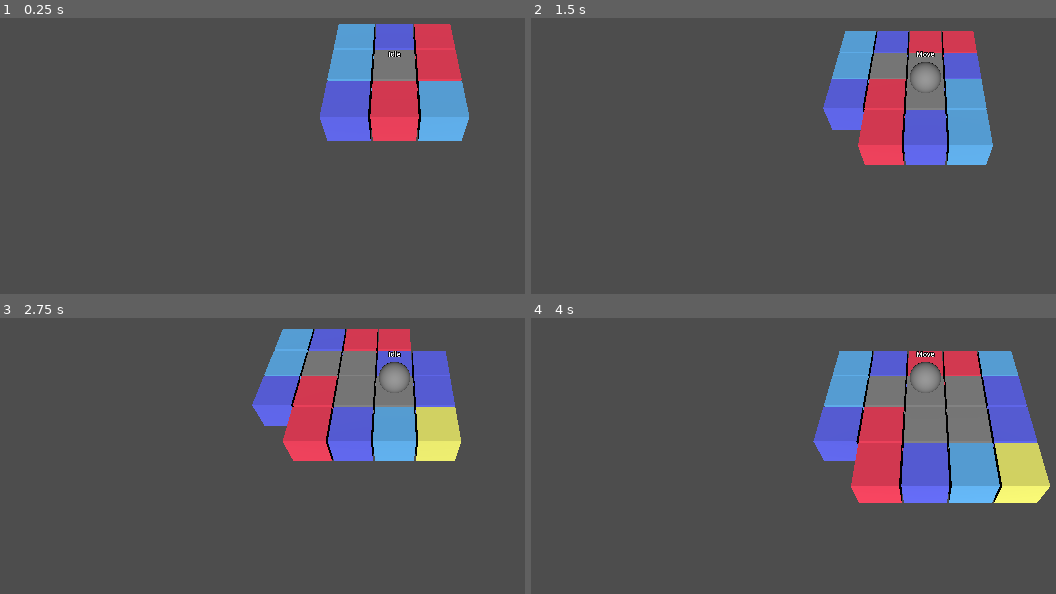
Above: before the commit, frames 1-4 (two rows, left to right).
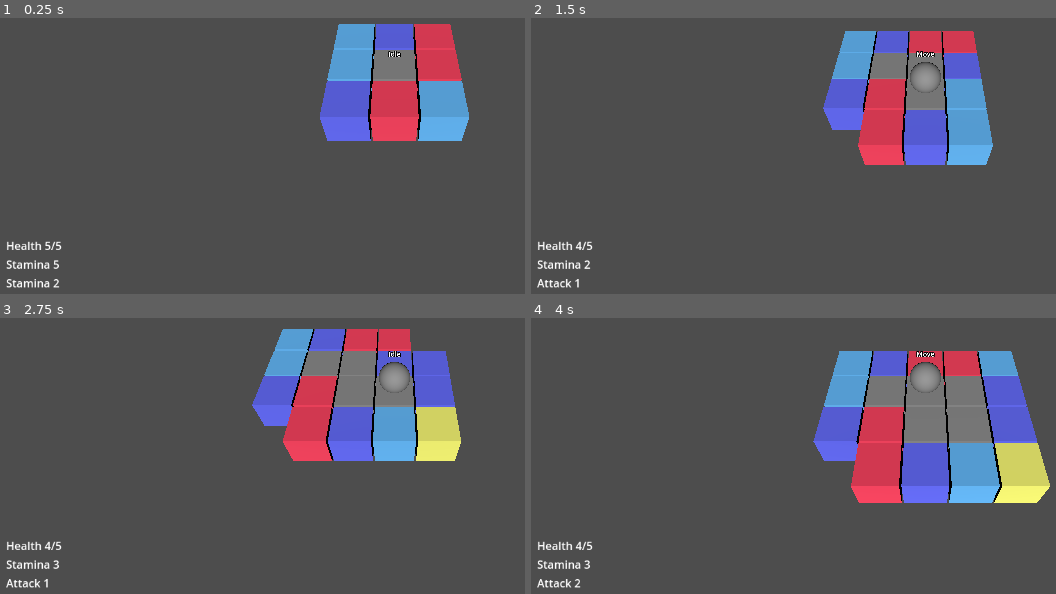
Above: after the commit, the same moments.

Repository: tVeratti/mini-byte-jam
Game: Godot game, scene res://main.tscn
Same seed, same stepped clock (60 frames per second), same inputs: the game is played once before the commit and once after it.
Inputs:
- Up to frame 1 (0.25 s): no input
- Up to frame 2 (1.5 s): tap Enter at 0.5 s; hold Right (move_right) 0.53-1.28 s; tap Space (accept) at 0.6, 1.25, 1.35 s; hold S (move_backward) from 1.28 s (still down)
- Up to frame 3 (2.75 s): tap Space (accept) at 2, 2.1 s; release S (move_backward) at 2.03 s; hold Right (move_right) from 2.03 s (still down)
- Up to frame 4 (4 s): tap Space (accept) at 2.75, 2.85, 3.5, 3.6 s; release Right (move_right) at 2.78 s; hold W (move_forward) 2.78-3.53 s; hold A (move_left) from 3.53 s (still down)

The runs differ from the first frame. In frame 1, 0.5% of the frame differs, in the area x 1-12%, y 80-98%; in frame 2, 0.5%; in frame 3, 0.5%; in frame 4, 0.5%.

Commit message:
add player stats hub

Diff:
--- a/grid/grid.gd
+++ b/grid/grid.gd
@@ -1,6 +1,7 @@
 @tool
-class_name TileGrid
+class_name Grid
 extends GridMap
+
 
 signal tile_entered(coordinates:Vector3)
 signal radius_scouted(center:Vector3, radius:int)
--- a/grid/grid.tscn
+++ b/grid/grid.tscn
@@ -12,12 +12,16 @@
 domain_warp_type = 1
 
 [node name="Grid" type="GridMap" groups=["tile_grid"]]
-mesh_library = ExtResource("1_y3jnv")
+mesh_library = ExtResource("1_isuoj")
 cell_size = Vector3(1.05, 1, 1.05)
-script = ExtResource("2_p060q")
+data = {
+"cells": PackedInt32Array(0, 1, 4)
+}
+script = ExtResource("2_i5tsu")
+metadata/_editor_floor_ = Vector3(0, 1, 0)
 
 [node name="GridGenerator" type="Node" parent="."]
 unique_name_in_owner = true
-script = ExtResource("3_jqrfh")
+script = ExtResource("3_30hoj")
 noise_texture = SubResource("FastNoiseLite_ebq2e")
 metadata/_custom_type_script = "uid://dpw6tkwdl1sx5"
--- a/map/map.gd
+++ b/map/map.gd
@@ -2,7 +2,7 @@
 extends Node
 
 
-@onready var grid:TileGrid = %Grid
+@onready var grid:Grid = %Grid
 @onready var player:Player = %Player
 
 
--- a/map/map.tscn
+++ b/map/map.tscn
@@ -1,11 +1,35 @@
-[gd_scene load_steps=4 format=3 uid="uid://uxxs8yvjpn8m"]
+[gd_scene load_steps=5 format=3 uid="uid://uxxs8yvjpn8m"]
 
 [ext_resource type="Script" uid="uid://rhagi80rwqva" path="res://map/map.gd" id="1_p5pve"]
+[ext_resource type="PackedScene" uid="uid://b0dwk7j8uulrj" path="res://map/player_stats_hud.tscn" id="2_lgq1i"]
 [ext_resource type="PackedScene" uid="uid://blho1i521pjl4" path="res://grid/grid.tscn" id="3_iw27f"]
 [ext_resource type="PackedScene" uid="uid://bltwcei6bd7hh" path="res://player/player.tscn" id="4_71pa8"]
 
 [node name="Map" type="Node3D"]
 script = ExtResource("1_p5pve")
+
+[node name="HUD" type="CanvasLayer" parent="."]
+
+[node name="MarginContainer" type="MarginContainer" parent="HUD"]
+anchors_preset = 15
+anchor_right = 1.0
+anchor_bottom = 1.0
+grow_horizontal = 2
+grow_vertical = 2
+mouse_filter = 2
+theme_override_constants/margin_left = 16
+theme_override_constants/margin_top = 16
+theme_override_constants/margin_right = 16
+theme_override_constants/margin_bottom = 16
+
+[node name="Layout" type="VBoxContainer" parent="HUD/MarginContainer"]
+layout_mode = 2
+mouse_filter = 2
+alignment = 2
+
+[node name="PlayerStatsHud" parent="HUD/MarginContainer/Layout" node_paths=PackedStringArray("player") instance=ExtResource("2_lgq1i")]
+layout_mode = 2
+player = NodePath("../../../../Player")
 
 [node name="Grid" parent="." instance=ExtResource("3_iw27f")]
 unique_name_in_owner = true
--- /dev/null
+++ b/map/player_stats_hud.gd
@@ -0,0 +1,28 @@
+extends Control
+
+
+@export var player:Player
+
+
+@onready var health:Label = %Health
+@onready var stamina:Label = %Stamina
+@onready var attack:Label = %Attack
+
+
+
+func _ready() -> void:
+	await owner.ready
+
+	player.player_stats.stats_changed.connect(_on_stats_changed)
+
+
+func render() -> void:
+	var stats: = player.player_stats
+
+	health.text = "Health %s/%s" % [stats.health_current, stats.health_max]
+	stamina.text = "Stamina %s" % stats.stamina
+	attack.text = "Attack %s" % stats.attack
+
+
+func _on_stats_changed() -> void:
+	render()
--- /dev/null
+++ b/map/player_stats_hud.tscn
@@ -0,0 +1,31 @@
+[gd_scene load_steps=2 format=3 uid="uid://b0dwk7j8uulrj"]
+
+[ext_resource type="Script" uid="uid://bxvoa6jfwni54" path="res://map/player_stats_hud.gd" id="1_p5avf"]
+
+[node name="PlayerStatsHud" type="MarginContainer"]
+anchors_preset = 15
+anchor_right = 1.0
+anchor_bottom = 1.0
+grow_horizontal = 2
+grow_vertical = 2
+mouse_filter = 2
+script = ExtResource("1_p5avf")
+
+[node name="VBoxContainer" type="VBoxContainer" parent="."]
+layout_mode = 2
+mouse_filter = 2
+
+[node name="Health" type="Label" parent="VBoxContainer"]
+unique_name_in_owner = true
+layout_mode = 2
+text = "Health 5/5"
+
+[node name="Stamina" type="Label" parent="VBoxContainer"]
+unique_name_in_owner = true
+layout_mode = 2
+text = "Stamina 5"
+
+[node name="Attack" type="Label" parent="VBoxContainer"]
+unique_name_in_owner = true
+layout_mode = 2
+text = "Stamina 2"
--- a/player/direction_intent_marker.gd
+++ b/player/direction_intent_marker.gd
@@ -9,7 +9,7 @@
 
 
 @onready var player:Player = owner
-@onready var grid:TileGrid = get_tree().get_first_node_in_group("tile_grid")
+@onready var grid:Grid = get_tree().get_first_node_in_group("tile_grid")
 
 
 func _ready() -> void:
--- a/player/player.gd
+++ b/player/player.gd
@@ -29,27 +29,22 @@
 func _on_coordinates_changed(coordinates:Vector3) -> void:
 	steps_taken += 1
 
-	var grid:TileGrid = get_tree().get_first_node_in_group("tile_grid")
+	var grid:Grid = get_tree().get_first_node_in_group("tile_grid")
 	var tile_type: = grid.tiles[coordinates]
 
 	match(tile_type):
 		Tile.Types.VISITED:
-			print("visited")
+			pass
 		Tile.Types.BUFF_ATTACK:
-			print("+ attack")
-			player_stats.attack += 1
+			player_stats.buff_attack(1)
 		Tile.Types.BUFF_STAMINA:
-			print("+ stamina")
-			player_stats.stamina += 1
+			player_stats.buff_stamina(1)
 		Tile.Types.HEAL:
-			print("heal")
 			player_stats.heal(1.0) # TODO: Actual amount
 		Tile.Types.SCOUT:
-			print("scout")
 			grid.radius_scouted.emit(coordinates, 3)
-			pass # TODO: Reveal nearby tile types
 		Tile.Types.BATTLE:
-			print("battle")
+			player_stats.take_damage(1)
 			pass # TODO: Open skillcheck UI
 
 	grid.tile_entered.emit(coordinates)
--- a/player/player_state_machine/player_states/move_intent.gd
+++ b/player/player_state_machine/player_states/move_intent.gd
@@ -1,8 +1,15 @@
+class_name PlayerStateMoveIntent
 extends PlayerState
 
 
 # PlayerState: MoveIntent
 # Choose a new direction and lock it in, then transition into Move state
+
+const VALID_DIRECTIONS: = [
+	Vector3.FORWARD,
+	Vector3.BACK,
+	Vector3.LEFT,
+	Vector3.RIGHT]
 
 
 var direction_intent:Vector3
@@ -24,7 +31,7 @@
 
 
 func _on_direction_changed(direction:Vector3) -> void:
-	if not direction.is_zero_approx():
+	if not direction.is_zero_approx() and VALID_DIRECTIONS.has(direction):
 		direction_intent = direction
 		player.direction_intent_changed.emit(direction_intent)
 
--- a/player/player_stats.gd
+++ b/player/player_stats.gd
@@ -2,25 +2,39 @@
 extends Node
 
 
+signal stats_changed
 signal health_zero
 
 
-const DEFAULT_HEALTH_MAX:float = 5.0
+const DEFAULT_HEALTH_MAX:int = 5
 
 
-var attack:float = 1.0
-var stamina:float = 1.0
+var attack:int = 1.0
+var stamina:int = 1.0
 
-var health_max:float = DEFAULT_HEALTH_MAX
-var health_current:float = DEFAULT_HEALTH_MAX
+var health_max:int = DEFAULT_HEALTH_MAX
+var health_current:int = DEFAULT_HEALTH_MAX
 
 
 func take_damage(amount:float) -> void:
 	health_current -= amount
 
+	stats_changed.emit()
+
 	if health_current <= 0:
 		health_zero.emit()
 
 
-func heal(amount:float) -> void:
+func heal(amount:int) -> void:
 	health_current = min(health_current + amount, health_max)
+	stats_changed.emit()
+
+
+func buff_attack(amount:int) -> void:
+	attack += amount
+	stats_changed.emit()
+
+
+func buff_stamina(amount:int) -> void:
+	stamina += amount
+	stats_changed.emit()
Not shown: 1 places in grid/grid.tscn that only renumber resources
Not shown, added: map/player_stats_hud.gd.uid
